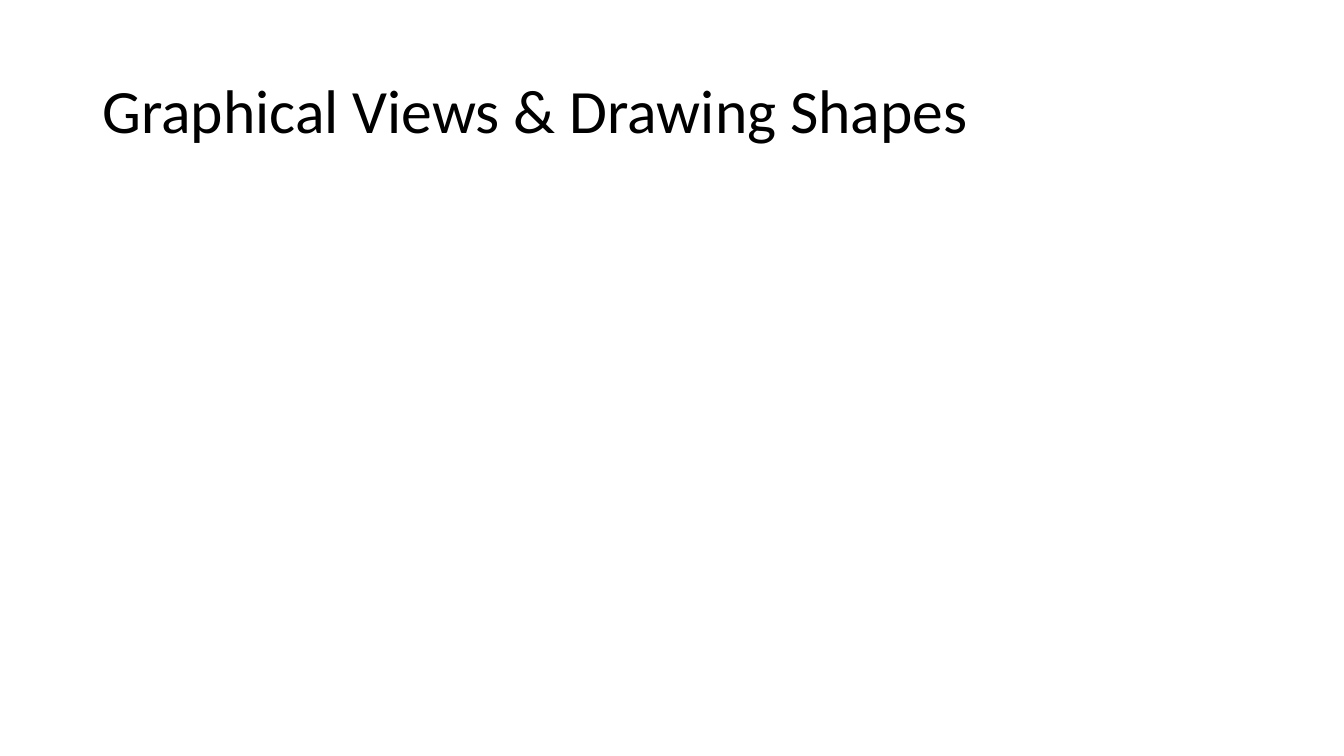
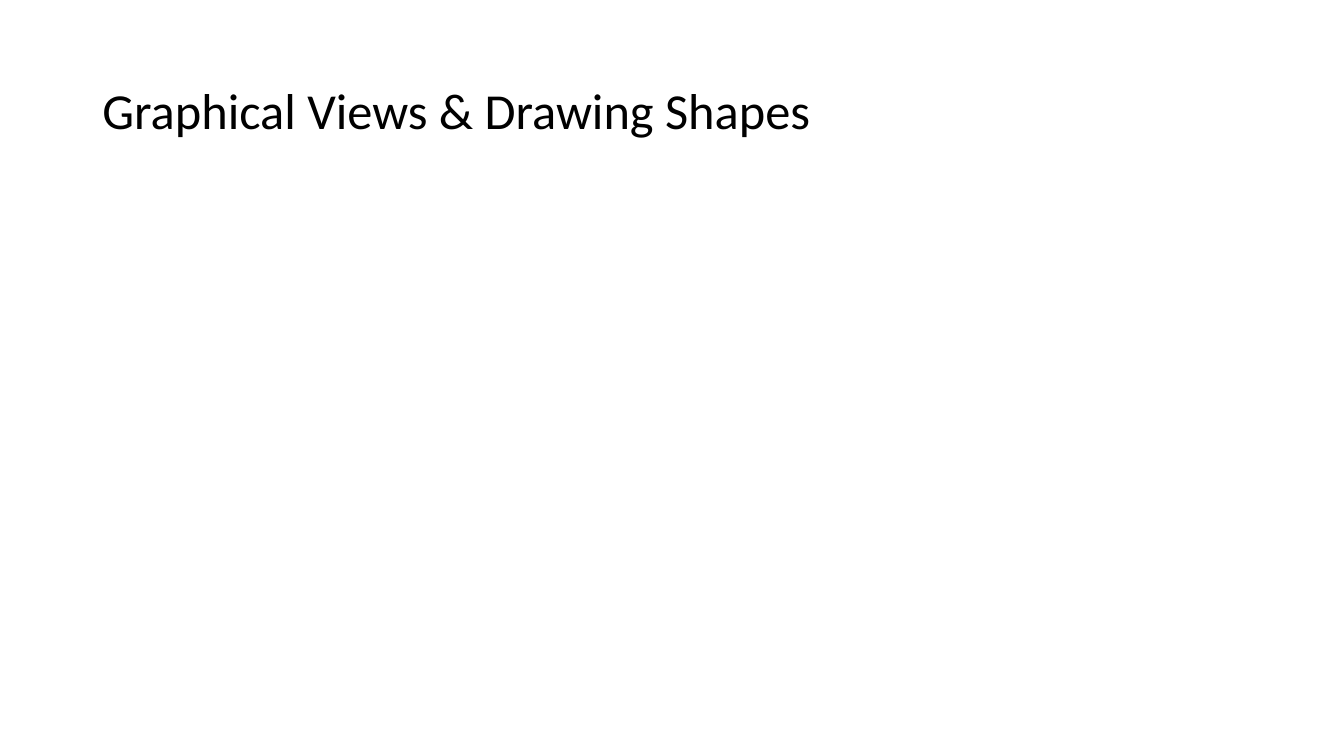
Before and after one commit to EricJPogue/www-epogue-info, a slide deck: slide 28 of CPSC-24500/Week03/2017SpringW03Slides.pptx. Drawn at 1344x756 pixels with LibreOffice and Linux fonts; fonts in the diff are those of the drawing. Boxes give left, top, right and bottom in pixels: in the first picture for what was removed or moved away, otherwise in the second. Text is boxed around its words. In the diff, an @@ line names an element or a change of style, - is before the commit and + after.

```diff
--- a/CPSC-24500/Week03/2017SpringW03Slides.pptx
+++ b/CPSC-24500/Week03/2017SpringW03Slides.pptx
@@ title "Graphical Views & Drawing Shapes" at bbox=[102, 94, 810, 138]: size 44 to 36 pt @@
```
Also in this commit, not shown: 3 slides added, 2 slides removed, 8 other files.
